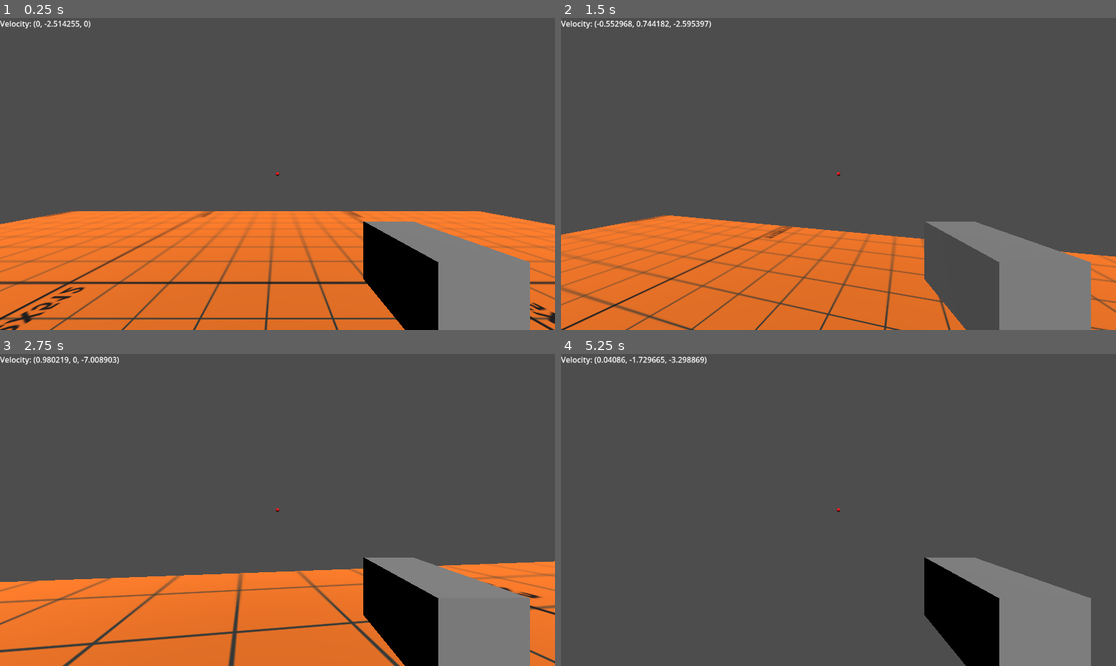
Above: before the commit, frames 1-4 (two rows, left to right).
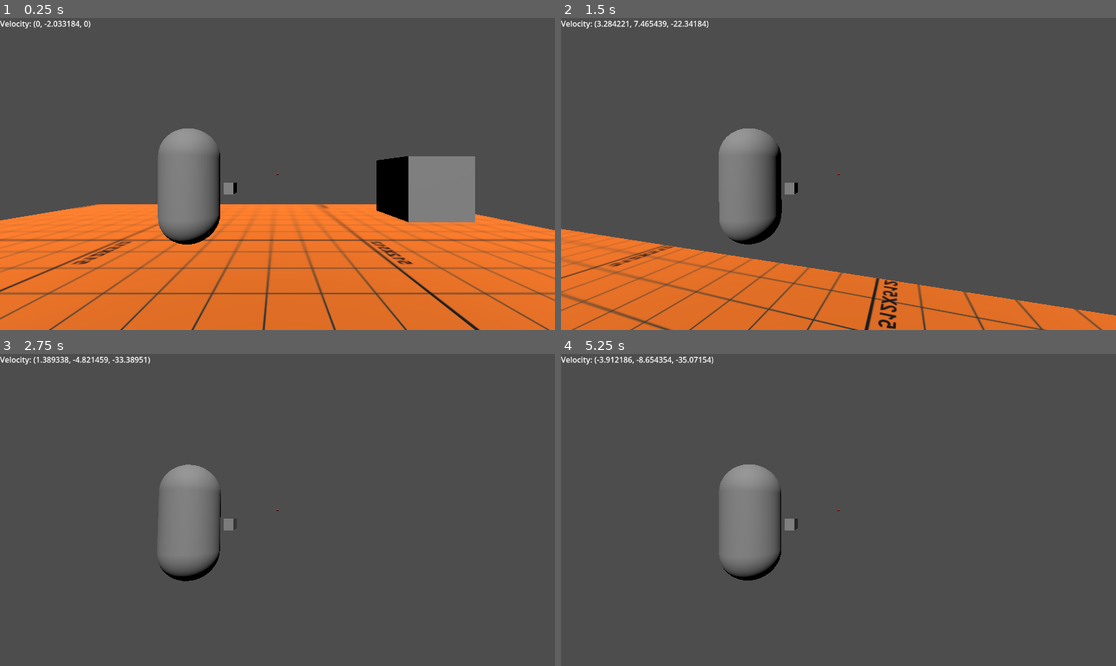
Above: after the commit, the same moments.

Repository: fowrr/ninja-game
Game: Godot game, scene res://testing_grounds.tscn
The game is run twice, just before and just after one commit, with the same random seed, the same clock (stepped at 60 frames per second) and the same inputs.
Inputs (mouse positions are in pixels of both pictures, inside the frame that each line leads up to):
- Up to frame 1 (0.25 s): no input
- Up to frame 2 (1.5 s): tap Enter (ui_accept) at 0.5, 0.77 s; move the mouse to (866, 174) at 0.52 s; hold Shift (shift) 0.53-1.28 s; hold Up (ui_up) from 0.53 s (still down); tap Space (space) at 0.8, 1.35 s; move the mouse to (810, 174) at 1.27 s
- Up to frame 3 (2.75 s): keep holding Up (ui_up); tap Enter (ui_accept) at 1.52 s; click (249, 510) at 1.55 s; move the mouse to (288, 503) at 2.02 s; hold Shift (shift) from 2.03 s (still down); click (288, 503) at 2.1 s
- Up to frame 4 (5.25 s): keep holding Up (ui_up); move the mouse to (832, 516) at 2.77 s; release Shift (shift) at 2.78 s; right-click (832, 516) at 2.85 s; tap Enter (ui_accept) at 3.02, 3.77, 4.52 s; tap Space (space) at 3.05, 4.35 s; move the mouse to (877, 513) at 3.52 s; hold Shift (shift) 3.53-4.28 s; click (877, 513) at 3.8 s; move the mouse to (794, 506) at 4.27 s; tap Shift (shift) at 4.55 s; move the mouse to (844, 510) at 5.02 s; click (844, 510) at 5.1 s

The runs differ from the first frame. In frame 1, 23% of the frame differs, in the area x 0-100%, y 0-100%; in frame 2, 21%; in frame 3, 33%; in frame 4, 12%.

Commit message:
fix grappling
next do the movement again and stuff.

Diff:
--- a/bean.gd
+++ b/bean.gd
@@ -1,6 +1,8 @@
 extends RigidBody3D
 signal veloSpeed
-var velocity := 1000.0
+signal colF
+signal colT
+var velocity := 2500.0
 var mouse_sens = 0.3
 @onready var hrzn = $v
 @onready var vert = $v/h
@@ -16,6 +18,7 @@
 @onready var rayEnd = $v/h/Camera3D/longRay/rayEnd
 @onready var longRay = $v/h/Camera3D/longRay
 var colliding = false
+var launch = false
 # Called when the node enters the scene tree for the first time.
 func _ready():
 	Input.mouse_mode = Input.MOUSE_MODE_CAPTURED
@@ -29,21 +32,28 @@
 	#Code making sure my velocity is never higher than my max speed.
 	#===============================================================#
 	var current_velocity = linear_velocity # Get the current velocity of the rigid body
-	if Input.is_action_pressed("shift"):
-		velocity = 2500
-		max_horizontal_speed = 6.0
-		if horizontal_velocity.length()> 7:
-			horizontal_velocity = horizontal_velocity.normalized() * max_horizontal_speed
-			linear_velocity = Vector3(horizontal_velocity.x,linear_velocity.y,horizontal_velocity.y) #This code make sure my speed is capped if I'm sprinting
-		print(current_velocity.length())
-	else:
-		max_horizontal_speed = 2.0
-		if horizontal_velocity.length()> 3: #Same gist as the code above, just now it's when my speed is normal (i.e. not sprinting).
-			horizontal_velocity = horizontal_velocity.normalized() * max_horizontal_speed
-			linear_velocity = Vector3(horizontal_velocity.x,linear_velocity.y,horizontal_velocity.y)
+	#if launch == true:
+	#	velocity = 2500
+	#	max_horizontal_speed = 10.0
+	#	if horizontal_velocity.length()> 11:
+	#		horizontal_velocity = horizontal_velocity.normalized() * max_horizontal_speed
+	#		linear_velocity = Vector3(horizontal_velocity.x,linear_velocity.y,horizontal_velocity.y)
+	#	print(current_velocity.length())
+	#elif Input.is_action_pressed("shift") and grounded == 1:
+	#	velocity = 2500
+	#	max_horizontal_speed = 6.0
+	#	if horizontal_velocity.length()> 7:
+	#		horizontal_velocity = horizontal_velocity.normalized() * max_horizontal_speed
+	#		linear_velocity = Vector3(horizontal_velocity.x,linear_velocity.y,horizontal_velocity.y) #This code make sure my speed is capped if I'm sprinting
+	#	print(current_velocity.length())
+	#else:
+	#	max_horizontal_speed = 2.0
+	#	if horizontal_velocity.length()> 3: #Same gist as the code above, just now it's when my speed is normal (i.e. not sprinting).
+	#		horizontal_velocity = horizontal_velocity.normalized() * max_horizontal_speed
+	#		linear_velocity = Vector3(horizontal_velocity.x,linear_velocity.y,horizontal_velocity.y)
 	print(current_velocity.length())
 	if linear_velocity.y <= -1.5:
-		gravity_scale = 2
+		gravity_scale = 1
 	else:
 		gravity_scale = 1
 
@@ -65,15 +75,18 @@
 			var collision_point = rayCast.get_collision_point()
 			ball.global_transform.origin = collision_point
 			colliding = true
+			emit_signal("colT")
 		else:
 			h.albedo_color = Color(1,0,0)
 			var longRayCol = longRay.get_collision_point()
 			ball.global_transform.origin = longRayCol
 			colliding = false
+			emit_signal("colF")
 	else:
 		h.albedo_color = Color(1,0,0)
 		ball.global_transform.origin = rayEnd.global_transform.origin
 		colliding = false
+		emit_signal("colF")
 		return colliding
 
 
@@ -97,3 +110,12 @@
 					jumps -=1
 			elif jumps == 0:
 				grounded = 0
+
+
+func _on_grapple_controller_launching():
+	launch = true
+
+
+
+func _on_grapple_controller_retracted():
+	launch = false
--- a/bean2.tscn
+++ b/bean2.tscn
@@ -1,7 +1,8 @@
-[gd_scene load_steps=11 format=3 uid="uid://0myexbcst06a"]
+[gd_scene load_steps=12 format=3 uid="uid://0myexbcst06a"]
 
 [ext_resource type="Script" path="res://bean.gd" id="1_qxflj"]
 [ext_resource type="Script" path="res://velocity.gd" id="1_sf2ci"]
+[ext_resource type="Script" path="res://grapplingGun.gd" id="3_ahoc6"]
 
 [sub_resource type="PhysicsMaterial" id="PhysicsMaterial_27feu"]
 friction = 0.25
@@ -39,19 +40,20 @@
 [node name="h" type="Node3D" parent="v"]
 
 [node name="Camera3D" type="Camera3D" parent="v/h"]
-transform = Transform3D(1, 0, 0, 0, 1, 0, 0, 0, 1, 0.140992, 0.209254, 0)
+transform = Transform3D(1, 0, 0, 0, 1, 0, 0, 0, 1, 1.52019, 0.209254, 3.56745)
 
 [node name="RayCast3D" type="RayCast3D" parent="v/h/Camera3D"]
-transform = Transform3D(1.353, 0, 0, 0, -1.74846e-07, -1.353, 0, 4, -5.91415e-08, 0, 0, 0)
+transform = Transform3D(2.03, 0, 0, 0, -2.62268e-07, -2.03, 0, 6, -8.87341e-08, 0, 0, -4.12111)
+debug_shape_custom_color = Color(0, 1, 0, 1)
 debug_shape_thickness = 5
 
 [node name="rayball" type="MeshInstance3D" parent="v/h/Camera3D/RayCast3D"]
-transform = Transform3D(0.0723072, 0, 0, 0, -1.06909e-09, 0.0244579, 0, -0.0723072, -3.16067e-09, -0.00159597, -0.999694, 0.000800133)
+transform = Transform3D(0.0723072, 0, 0, 0, -1.06909e-09, 0.0244579, 0, -0.0723072, -3.16067e-09, -0.00159597, -0.997927, 0.000800118)
 mesh = SubResource("SphereMesh_wn8xr")
 surface_material_override/0 = SubResource("StandardMaterial3D_8ncp1")
 
 [node name="longRay" type="RayCast3D" parent="v/h/Camera3D"]
-transform = Transform3D(0.805, 0, 0, 0, -2.62268e-07, -0.805, 0, 6, -3.51877e-08, 0, 0, 0)
+transform = Transform3D(1.342, 0, 0, 0, -4.37114e-07, -1.342, 0, 10, -5.86607e-08, 0, 0, -4.12111)
 debug_shape_thickness = 5
 
 [node name="rayEnd" type="Node3D" parent="v/h/Camera3D/longRay"]
@@ -89,3 +91,12 @@
 hit_from_inside = true
 debug_shape_custom_color = Color(1, 0, 0, 1)
 debug_shape_thickness = 5
+
+[node name="grappleController" type="Node3D" parent="." node_paths=PackedStringArray("RayCast")]
+script = ExtResource("3_ahoc6")
+RayCast = NodePath("../v/h/Camera3D/RayCast3D")
+
+[connection signal="colF" from="." to="grappleController" method="_on_bean_col_f"]
+[connection signal="colT" from="." to="grappleController" method="_on_bean_col_t"]
+[connection signal="launching" from="grappleController" to="." method="_on_grapple_controller_launching"]
+[connection signal="retracted" from="grappleController" to="." method="_on_grapple_controller_retracted"]
--- a/grappleGunCode.gd
+++ /dev/null
@@ -1,11 +0,0 @@
-extends Node3D
-
-
-# Called when the node enters the scene tree for the first time.
-func _ready():
-	pass # Replace with function body.
-
-
-# Called every frame. 'delta' is the elapsed time since the previous frame.
-func _process(delta):
-	pass
--- /dev/null
+++ b/grapplingGun.gd
@@ -0,0 +1,58 @@
+extends Node3D
+signal launching
+signal retracted
+#This whole code will the grappling code
+#I will attempt to make a 3D version of the springJoint that the 2D space has.
+var colliding = false
+@export var RayCast: RayCast3D
+@onready var ray = $"../v/h/Camera3D/RayCast3D"
+@export var stiffness := 20.0
+@export var rest_length := 5.0
+@export var damping := 1.0
+@onready var player = get_parent()
+
+func _ready():
+	pass # Replace with function body.
+
+var launched = false
+var hook_target = Vector3.ZERO
+# Called every frame. 'delta' is the elapsed time since the previous frame.
+func _process(delta):
+	if Input.is_action_just_pressed("shoot") and colliding == true:
+		launch()
+		emit_signal("launching")
+	if Input.is_action_just_released("shoot"):
+		retract()
+		emit_signal("retracted")
+	if launched == true:
+		grapple_physics(delta)
+
+func retract():
+	launched = false
+
+func launch():
+	hook_target = ray.get_collision_point()
+	launched = true
+
+func grapple_physics(delta):
+	var dir_player_targ = player.global_position.direction_to(hook_target)
+	var dist_player_targ = player.global_position.distance_to(hook_target)
+
+
+	var force = Vector3.ZERO
+	var displacement = dist_player_targ - rest_length  #Springy part. If the distance is more than it should be,
+	#our player will move towards what it should be(rest length). Else, gravity will take care of it.
+	if displacement > 0:
+		#var spring_force_mag = stiffness * displacement #force of our spring springing back, higher stiffness =
+		#var spring_force = spring_force_mag * dir_player_targ # more harder to spring in the first place, which is what i'm going for. This line makes sure that we're springing back to the
+																#target.
+		var vel_dot = player.linear_velocity.dot(dir_player_targ)
+		var damp = -damping * vel_dot * dir_player_targ
+		force = stiffness * displacement * dir_player_targ + damp
+	player.apply_central_force(force)
+func _on_bean_col_t():
+	colliding = true
+
+
+func _on_bean_col_f():
+	colliding = false
--- /dev/null
+++ b/grapplingGun.tscn
@@ -0,0 +1,9 @@
+[gd_scene load_steps=2 format=3 uid="uid://brpvbp272mpdf"]
+
+[ext_resource type="Script" path="res://grapplingGun.gd" id="1_rqcba"]
+
+[node name="gunController" type="Node3D"]
+script = ExtResource("1_rqcba")
+stiffness = null
+rest_length = null
+damping = null
--- a/project.godot
+++ b/project.godot
@@ -64,3 +64,8 @@
 "events": [Object(InputEventKey,"resource_local_to_scene":false,"resource_name":"","device":-1,"window_id":0,"alt_pressed":false,"shift_pressed":false,"ctrl_pressed":false,"meta_pressed":false,"pressed":false,"keycode":0,"physical_keycode":32,"key_label":0,"unicode":32,"echo":false,"script":null)
 ]
 }
+shoot={
+"deadzone": 0.5,
+"events": [Object(InputEventMouseButton,"resource_local_to_scene":false,"resource_name":"","device":-1,"window_id":0,"alt_pressed":false,"shift_pressed":false,"ctrl_pressed":false,"meta_pressed":false,"button_mask":1,"position":Vector2(213, 10),"global_position":Vector2(217, 53),"factor":1.0,"button_index":1,"canceled":false,"pressed":true,"double_click":false,"script":null)
+]
+}
--- a/testing_grounds.tscn
+++ b/testing_grounds.tscn
@@ -28,10 +28,6 @@
 transform = Transform3D(1.31134e-07, 0, -1, 0, 1, 0, 1, 0, 1.31134e-07, 0, 0.512499, 6)
 use_collision = true
 
-[node name="CSGBox3D2" type="CSGBox3D" parent="CSGBox3D2"]
-transform = Transform3D(1.31134e-07, 0, -1, 0, 1, 0, 1, 0, 1.31134e-07, 0, 3.5125, 6)
-use_collision = true
-
 [node name="bean" parent="." instance=ExtResource("2_cypw4")]
 transform = Transform3D(1, 0, 0, 0, 1, 0, 0, 0, 1, 0, 3, 0)
 
@@ -45,3 +41,15 @@
 
 [node name="CollisionShape3D" type="CollisionShape3D" parent="RigidBody3D"]
 shape = SubResource("ConvexPolygonShape3D_cbrps")
+
+[node name="CSGBox3D3" type="CSGBox3D" parent="."]
+transform = Transform3D(-1, 0, -2.62268e-07, 0, 1, 0, 2.62268e-07, 0, -1, -6, 5.025, 6)
+use_collision = true
+
+[node name="CSGBox3D4" type="CSGBox3D" parent="."]
+transform = Transform3D(-1, 0, -2.62268e-07, 0, 1, 0, 2.62268e-07, 0, -1, -6, 7.025, 13)
+use_collision = true
+
+[node name="CSGBox3D5" type="CSGBox3D" parent="."]
+transform = Transform3D(-1, 0, -2.62268e-07, 0, 1, 0, 2.62268e-07, 0, -1, 1, 7.025, 9)
+use_collision = true
